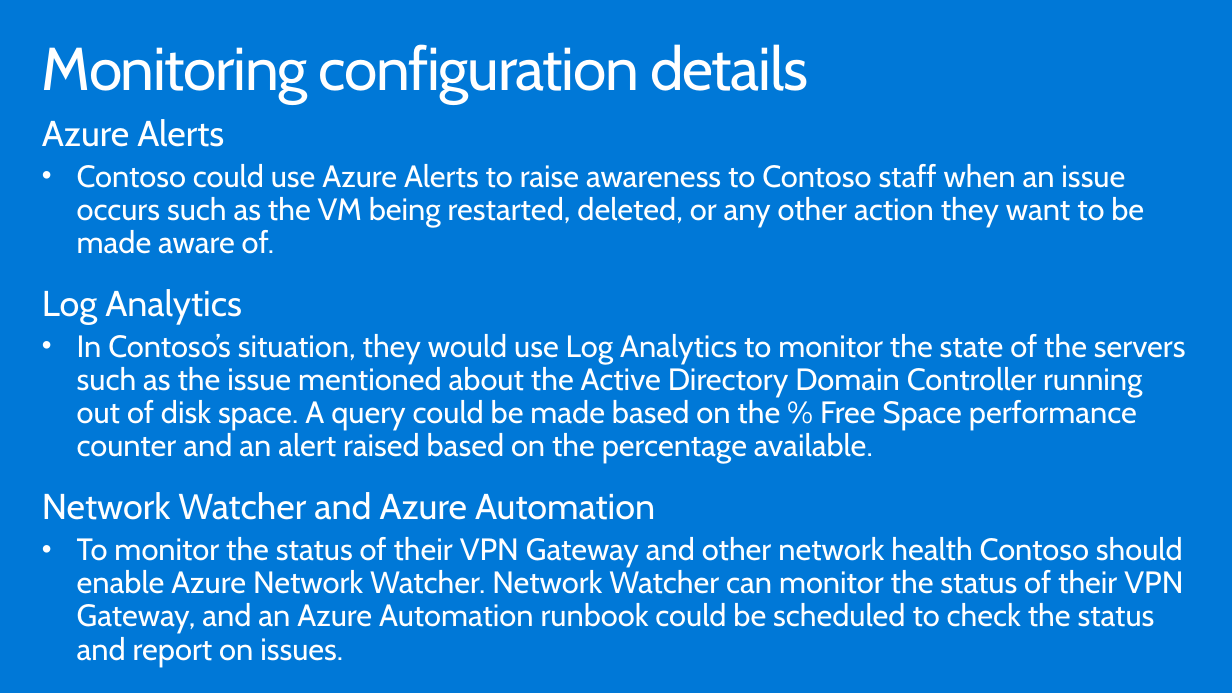
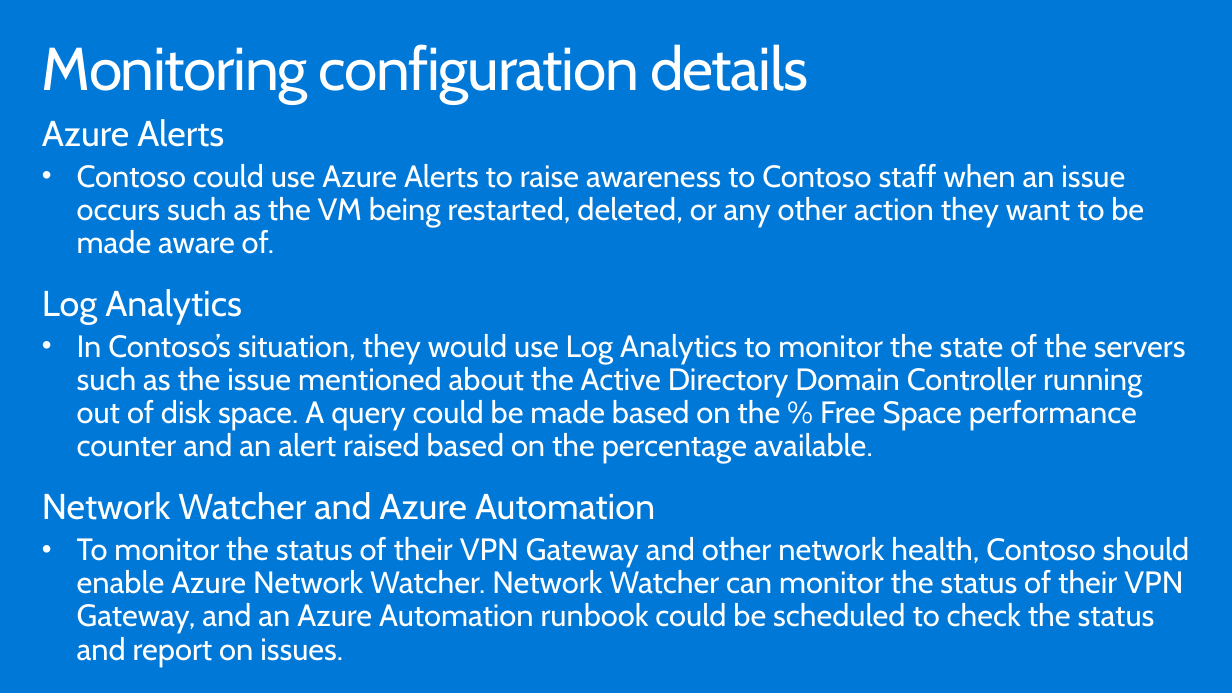
Before and after one commit to yungchou/contoso.insurance, a slide deck: slide 29 of Whiteboard design session/WDS trainer presentation - Building a resilient IaaS architecture.pptx. Drawn at 1232x693 pixels with LibreOffice and Linux fonts; fonts in the diff are those of the drawing. Boxes give left, top, right and bottom in pixels: in the first picture for what was removed or moved away, otherwise in the second. Text is boxed around its words. In the diff, an @@ line names an element or a change of style, - is before the commit and + after.

```diff
--- a/Whiteboard design session/WDS trainer presentation - Building a resilient IaaS architecture.pptx
+++ b/Whiteboard design session/WDS trainer presentation - Building a resilient IaaS architecture.pptx
@@ text at [77, 537, 1190, 666]: text changed @@
-  • To monitor the status of their VPN Gateway and other network health Contoso should enable Azure Network Watcher. Network Watcher can monitor the status of their VPN Gateway, and an Azure Automation runbook could be scheduled to check the status and report on issues.
+  • To monitor the status of their VPN Gateway and other network health, Contoso should enable Azure Network Watcher. Network Watcher can monitor the status of their VPN Gateway, and an Azure Automation runbook could be scheduled to check the status and report on issues.
```
Also in this commit, not shown: 7 other slides changed, 6 other files.
